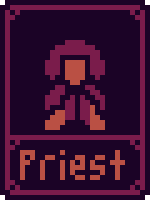
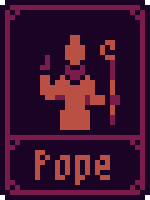
The second 150 × 200 image is a revision of the first. Changes to its layers:
added layer "Layer #15" above "Layer #14" over bbox(35, 35, 120, 185)
hid "Layer #12" over bbox(20, 40, 125, 180)
